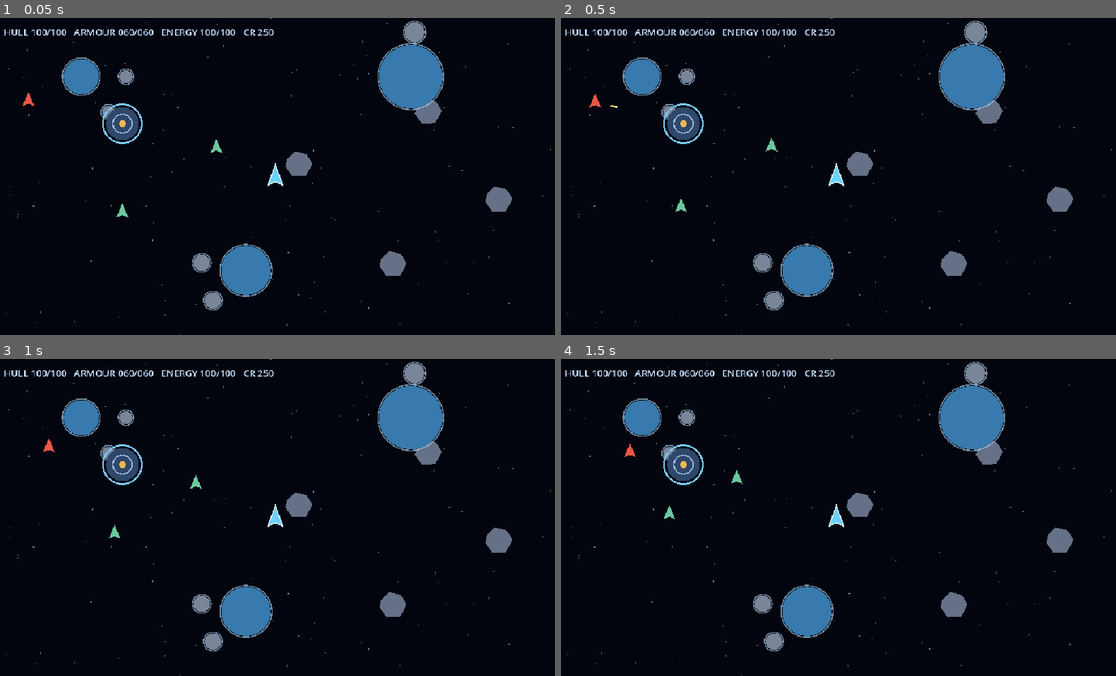
Above: before the commit, frames 1-4 (two rows, left to right).
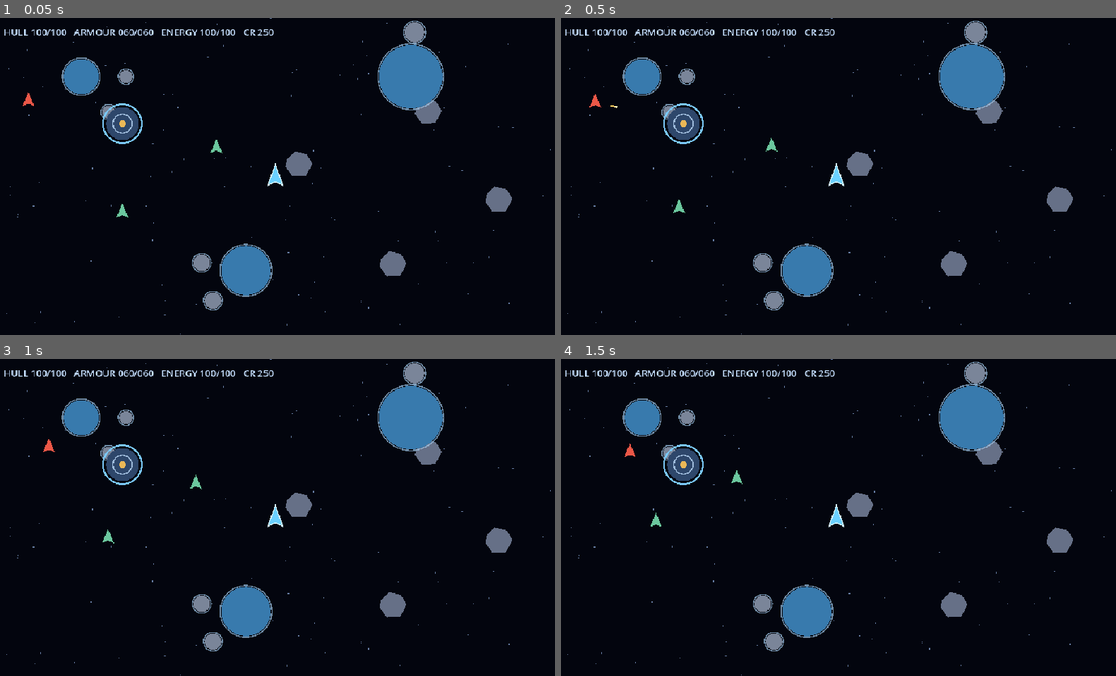
Above: after the commit, the same moments.

Repository: DARTVADER1-DROID/Star-Forge
Game: Godot game, scene res://scenes/main.tscn
The game is run twice, just before and just after one commit, with the same random seed, the same clock (stepped at 60 frames per second) and the same inputs.
Inputs (mouse positions are in pixels of both pictures, inside the frame that each line leads up to):
- Up to frame 1 (0.05 s): no input
- Up to frame 2 (0.5 s): no input
- Up to frame 3 (1 s): move the mouse to (399, 501) at 0.52 s; click (399, 501) at 0.67 s
- Up to frame 4 (1.5 s): drag from (721, 533) to (627, 450) at 1.27 s

Frame 1 is identical in both runs. In frame 2, less than 0.1% of the frame differs, in the area x 20-23%, y 57-62%; in frame 3, less than 0.1%; in frame 4, less than 0.1%, in the area x 16-21%, y 46-53%.

Commit message:
Use imported pixel-art sprites in gameplay

Diff:
--- a/scripts/player/player_ship.gd
+++ b/scripts/player/player_ship.gd
@@ -24,6 +24,7 @@
 var _firing := false
 var _fire_timer := 0.0
 var _facing := Vector2.UP
+var _sprite: Sprite2D
 
 func set_steering(direction: Vector2) -> void:
     _steering = direction.limit_length(1.0)
@@ -33,6 +34,15 @@
 
 func set_firing(active: bool) -> void:
     _firing = active
+
+func _ready() -> void:
+    var texture := AssetLibrary.load_texture("ship_player_runner.png")
+    if texture != null:
+        _sprite = Sprite2D.new()
+        _sprite.texture = texture
+        _sprite.scale = Vector2(0.55,0.55)
+        _sprite.texture_filter = CanvasItem.TEXTURE_FILTER_NEAREST
+        add_child(_sprite)
 
 func _physics_process(delta: float) -> void:
     if hull <= 0.0:
@@ -78,6 +88,8 @@
         GameState.player_destroyed.emit()
 
 func _draw() -> void:
+    if is_instance_valid(_sprite):
+        return
     var points := PackedVector2Array([Vector2(0,-19),Vector2(13,15),Vector2(0,9),Vector2(-13,15)])
     draw_colored_polygon(points,Color(0.42,0.82,1.0))
     draw_polyline(PackedVector2Array([points[0],points[1],points[2],points[3],points[0]]),Color(0.82,0.94,1.0),2.0)
